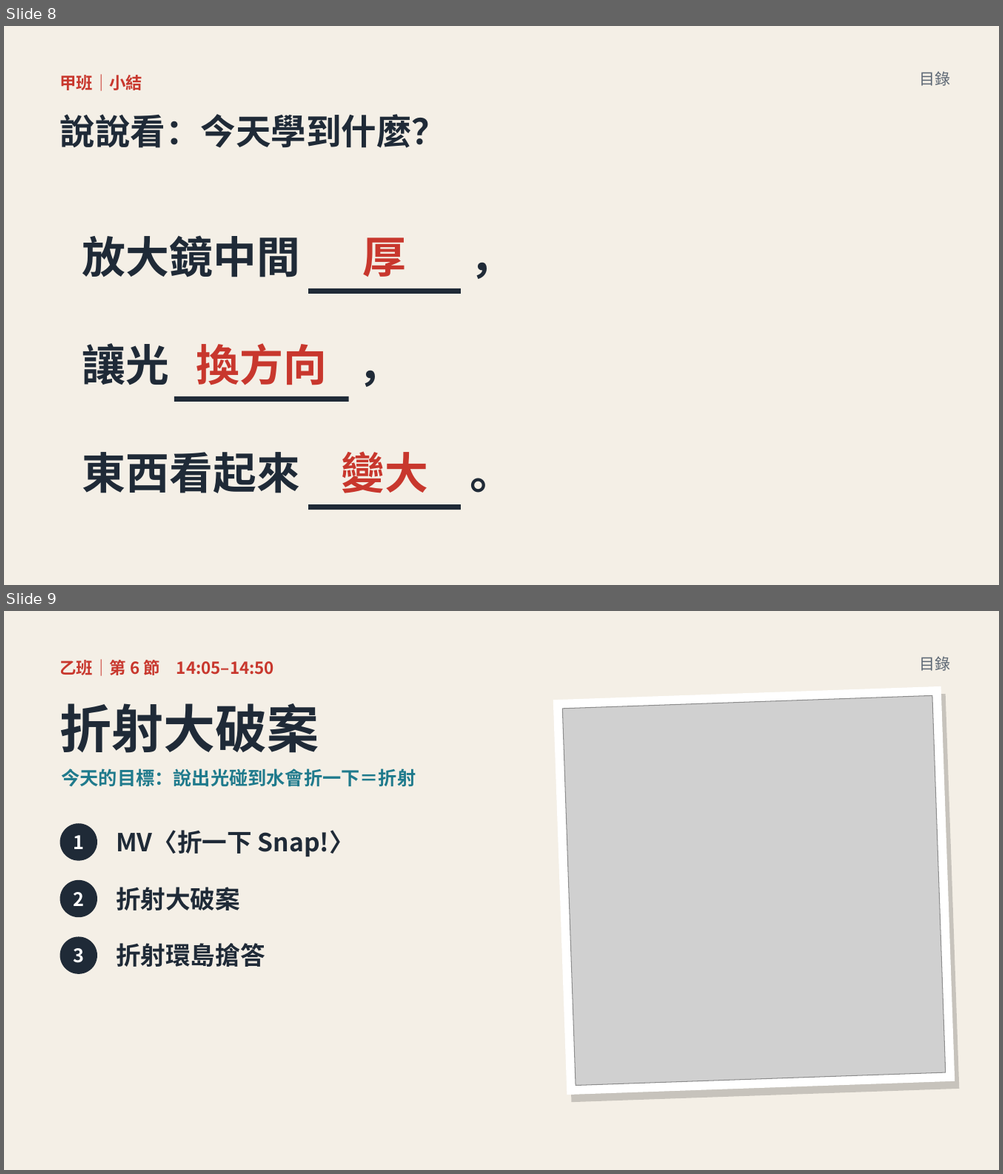
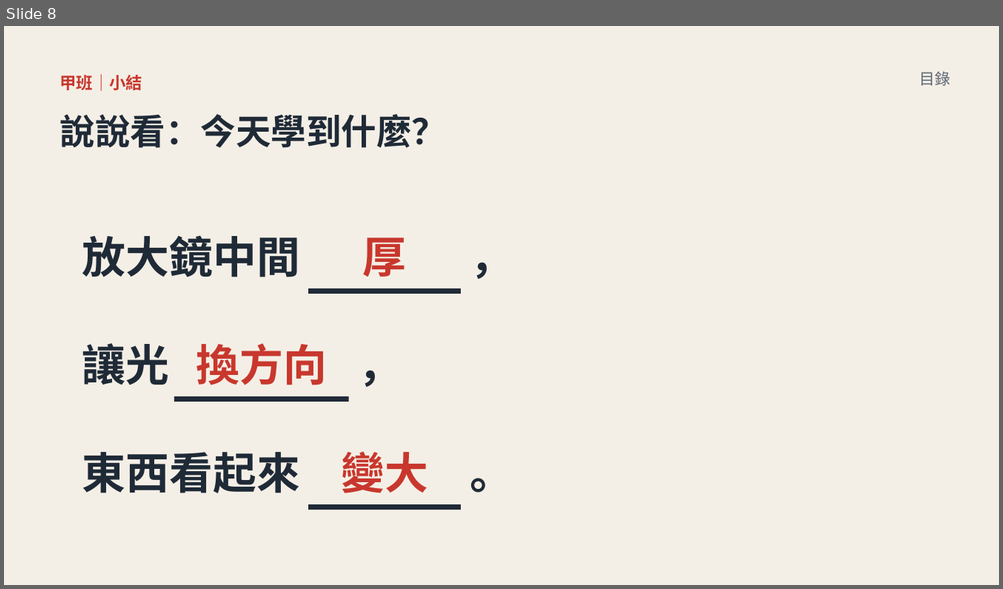
Before and after one commit to classtools1020/classtools1020.github.io, a slide deck: light-refract/1016/slides.pptx. Shown one above the other, each under a label of ours: slides 8 and 9 before the commit, slide 8 after it. The pictures are 1003x1174 and 1003x589 pixels, drawn with LibreOffice and Linux fonts; fonts in the diff are those of the drawing; grey boxes stand for pictures. Boxes give left, top, right and bottom in pixels: in the first picture for what was removed or moved away, otherwise in the second. Text is boxed around its words. In the diff, an @@ line names an element or a change of style, - is before the commit and + after.

```diff
--- a/light-refract/1016/slides.pptx
+++ b/light-refract/1016/slides.pptx
@@ slide 9 removed at bbox=[4, 611, 999, 1170], background #FFFFFF @@
@@ rectangle removed at bbox=[4, 611, 999, 1170] @@
@@ text removed at bbox=[60, 658, 274, 678] @@
-乙班｜第 6 節 14:05–14:50
@@ text removed at bbox=[919, 656, 950, 671] @@
-目錄
@@ rectangle removed at bbox=[553, 686, 955, 1095] @@
@@ rectangle removed at bbox=[558, 694, 959, 1102] @@
@@ picture removed at bbox=[562, 695, 945, 1086] @@
@@ text removed at bbox=[60, 703, 319, 753] @@
-折射大破案
@@ text removed at bbox=[62, 769, 416, 787] @@
-今天的目標：說出光碰到水會折一下＝折射
@@ ellipse removed at bbox=[60, 823, 97, 861] @@
-1
@@ text removed at bbox=[116, 830, 354, 857] @@
-MV〈折一下 Snap!〉
@@ ellipse removed at bbox=[60, 880, 97, 917] @@
-2
@@ text removed at bbox=[116, 887, 240, 911] @@
-折射大破案
@@ ellipse removed at bbox=[60, 937, 97, 974] @@
-3
@@ text removed at bbox=[116, 943, 265, 967] @@
-折射環島搶答
```
Also in this commit, not shown: 4 slides changed, 16 other slides removed, 8 other files.
